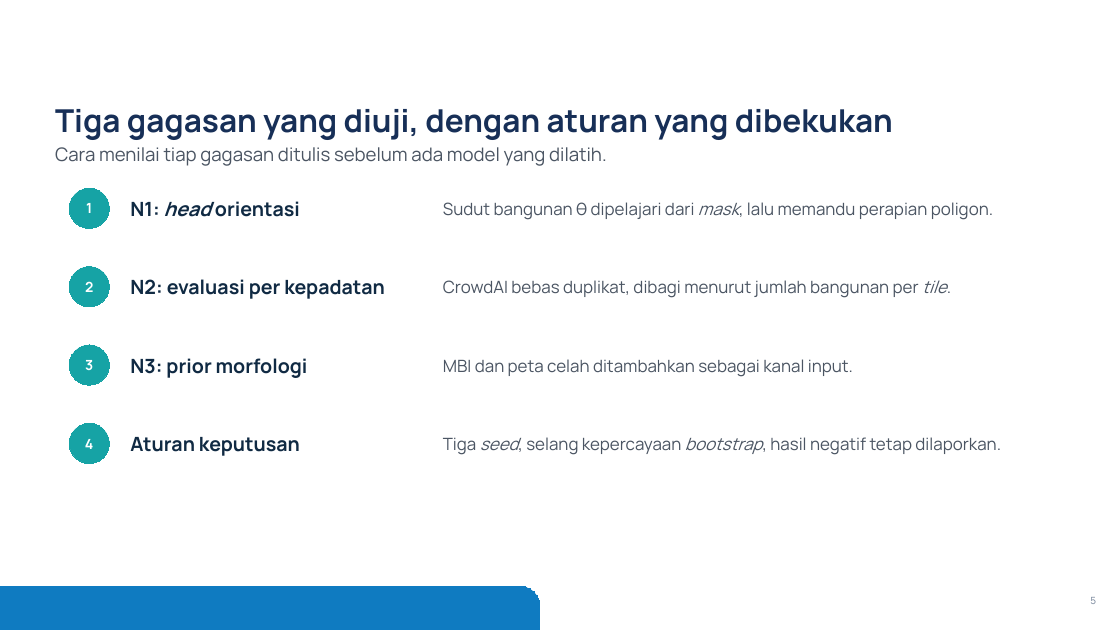
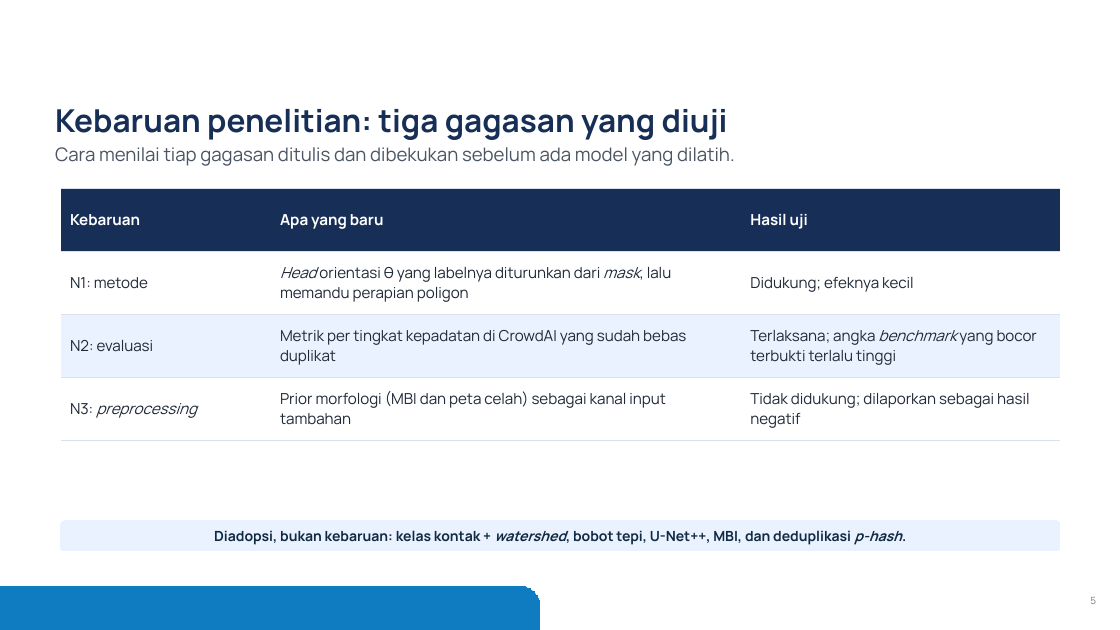
Before and after one commit to mahathirmuh/building-footprint-extraction, a slide deck: slide 5 of slides/densepoly.pptx. Drawn at 1120x630 pixels with LibreOffice and Linux fonts; fonts in the diff are those of the drawing; background and template pictures are left out. Boxes give left, top, right and bottom in pixels: in the first picture for what was removed or moved away, otherwise in the second. Text is boxed around its words. In the diff, an @@ line names an element or a change of style, - is before the commit and + after.

Commit message:
Slide 5 states the novelty explicitly: what is new, what is adopted, and how each idea fared

```diff
--- a/slides/densepoly.pptx
+++ b/slides/densepoly.pptx
@@ title at box(55, 109, 728, 140): text changed @@
-Tiga gagasan yang diuji, dengan aturan yang dibekukan
+Kebaruan penelitian: tiga gagasan yang diuji
@@ text at box(55, 147, 735, 166): text changed @@
-Cara menilai tiap gagasan ditulis sebelum ada model yang dilatih.
+Cara menilai tiap gagasan ditulis dan dibekukan sebelum ada model yang dilatih.
@@ table added at box(60, 188, 1060, 432), 4 rows, 3 columns @@
+Kebaruan | Apa yang baru | Hasil uji
+N1: metode | Head orientasi θ yang labelnya diturunkan dari mask, lalu memandu perapian poligon | Didukung; efeknya kecil
+N2: evaluasi | Metrik per tingkat kepadatan di CrowdAI yang sudah bebas duplikat | Terlaksana; angka benchmark yang bocor terbukti terlalu tinggi
+N3: preprocessing | Prior morfologi (MBI dan peta celah) sebagai kanal input tambahan | Tidak didukung; dilaporkan sebagai hasil negatif
@@ ellipse removed at box(69, 188, 109, 229) @@
-1
@@ text removed at box(130, 201, 300, 217) @@
-N1: head orientasi
@@ text removed at box(443, 202, 993, 220) @@
-Sudut bangunan θ dipelajari dari mask, lalu memandu perapian poligon.
@@ ellipse removed at box(69, 266, 109, 307) @@
-2
@@ text removed at box(130, 279, 385, 299) @@
-N2: evaluasi per kepadatan
@@ text removed at box(443, 280, 947, 298) @@
-CrowdAI bebas duplikat, dibagi menurut jumlah bangunan per tile.
@@ ellipse removed at box(69, 345, 109, 386) @@
-3
@@ text removed at box(130, 358, 308, 378) @@
-N3: prior morfologi
@@ text removed at box(443, 359, 853, 377) @@
-MBI dan peta celah ditambahkan sebagai kanal input.
@@ ellipse removed at box(69, 423, 109, 464) @@
-4
@@ text removed at box(130, 437, 300, 456) @@
-Aturan keputusan
@@ text removed at box(443, 437, 1001, 455) @@
-Tiga seed, selang kepercayaan bootstrap, hasil negatif tetap dilaporkan.
@@ rounded rectangle added at box(60, 521, 1060, 551), fill #EAF2FF, outline #EAF2FF 0.75 pt, 12 pt, text #102A43, bold @@
+Diadopsi, bukan kebaruan: kelas kontak + watershed, bobot tepi, U-Net++, MBI, dan deduplikasi p-hash.
```
Also in this commit, not shown: 2 other files.
